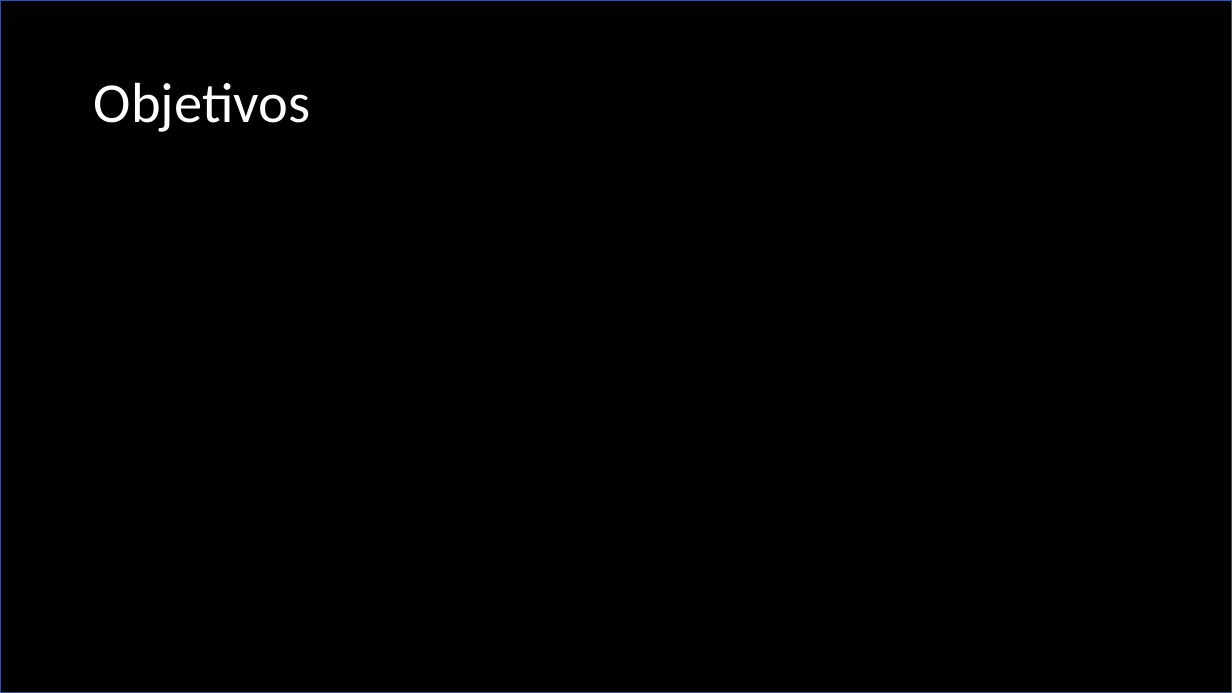
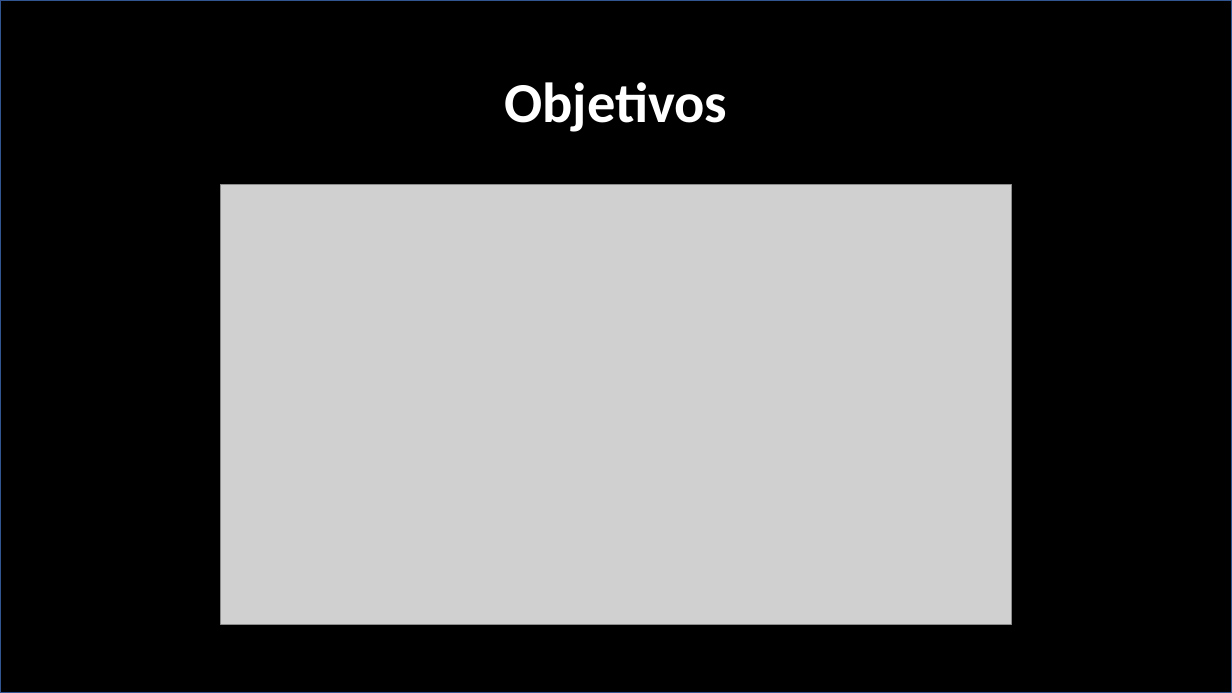
Before and after one commit to Luis-Enrique-Mora/Database-Project, a slide deck: slide 2 of Presentación.pptx. Drawn at 1232x693 pixels with LibreOffice and Linux fonts; fonts in the diff are those of the drawing; grey boxes stand for pictures. Boxes give left, top, right and bottom in pixels: in the first picture for what was removed or moved away, otherwise in the second. Text is boxed around its words. In the diff, an @@ line names an element or a change of style, - is before the commit and + after.

Commit message:
Objetivos

```diff
--- a/Presentación.pptx
+++ b/Presentación.pptx
@@ title "Objetivos" at (504, 82, 727, 132): bold on; alignment left to centre @@
@@ picture added at (220, 185, 1012, 625) @@
```
